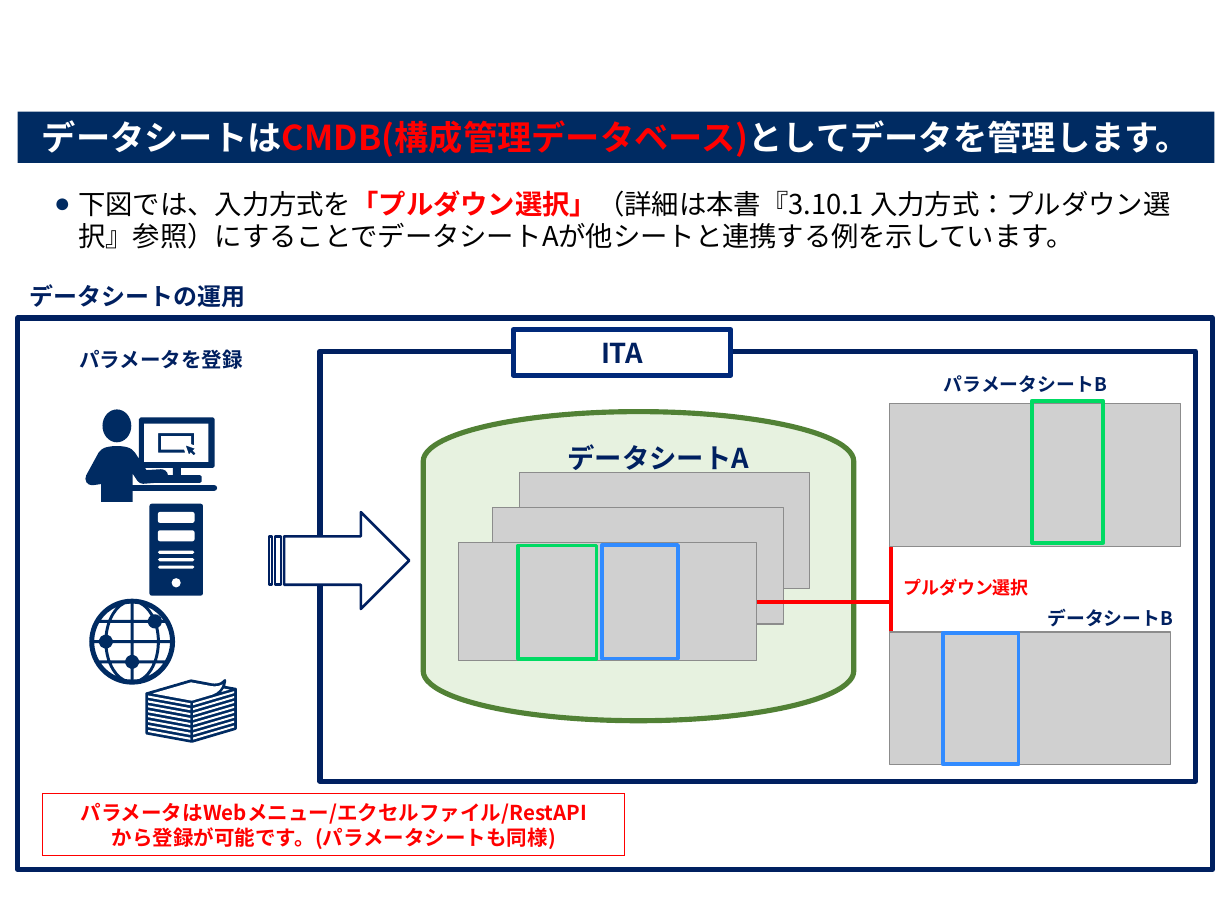
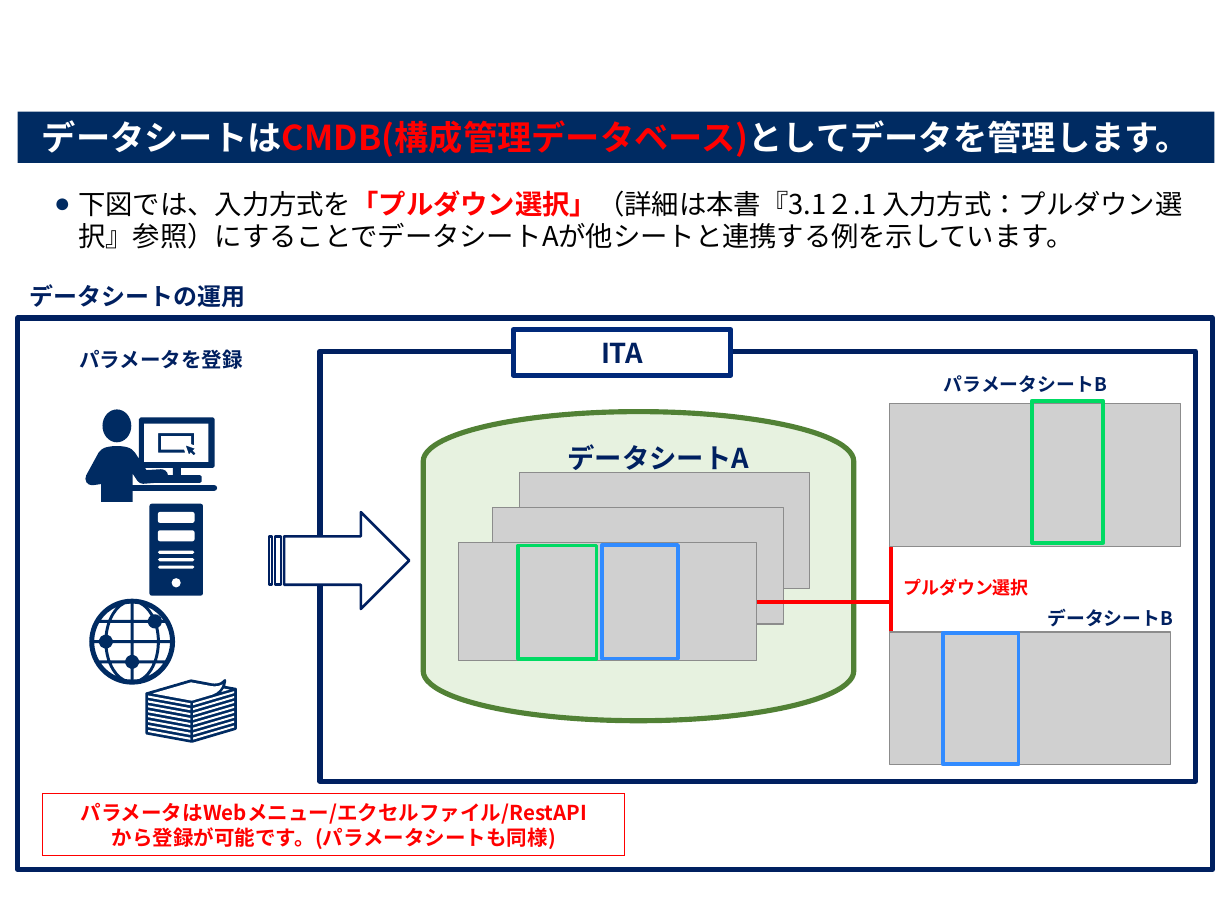
Before and after one commit to exastro-suite/it-automation-docs, a slide deck: slide 18 of asset/Learn_ja/ITA-hg-ps_classroom_lecture_ja.pptx. Drawn at 1232x924 pixels with LibreOffice and Linux fonts; fonts in the diff are those of the drawing; grey boxes stand for pictures; background and template pictures are left out. Boxes give left, top, right and bottom in pixels: in the first picture for what was removed or moved away, otherwise in the second. Text is boxed around its words. In the diff, an @@ line names an element or a change of style, - is before the commit and + after.

```diff
--- a/asset/Learn_ja/ITA-hg-ps_classroom_lecture_ja.pptx
+++ b/asset/Learn_ja/ITA-hg-ps_classroom_lecture_ja.pptx
@@ text at (x1=78, y1=190, x2=1182, y2=249): text changed @@
-  ● 下図では、入力方式を「プルダウン選択」（詳細は本書『3.10.1 入力方式：プルダウン選択』参照）にすることでデータシートAが他シートと連携する例を示しています。
+  ● 下図では、入力方式を「プルダウン選択」（詳細は本書『3.1２.1 入力方式：プルダウン選択』参照）にすることでデータシートAが他シートと連携する例を示しています。
```
Also in this commit, not shown: 15 other slides changed, 2 slides added, 1 slide removed, 1 other file.
